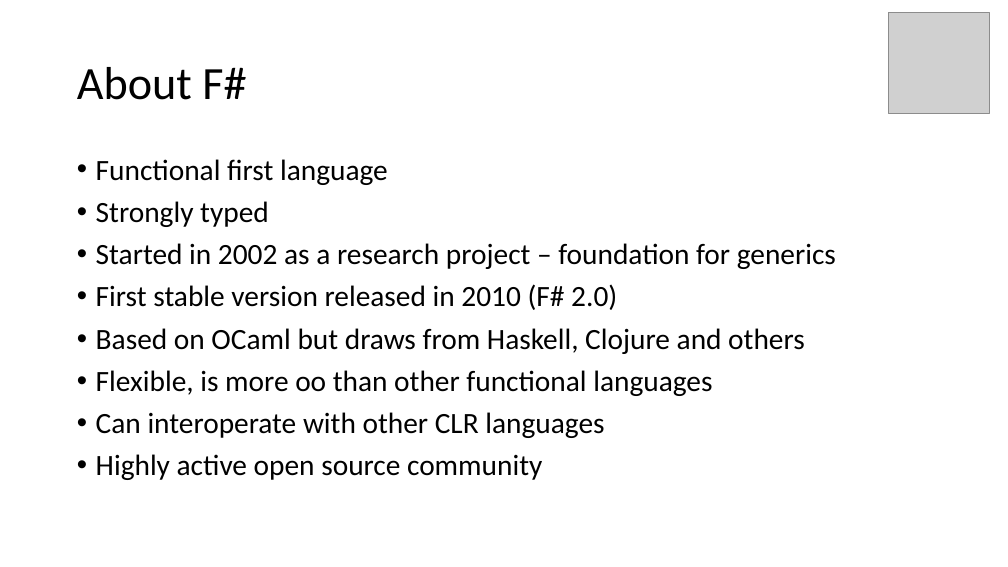
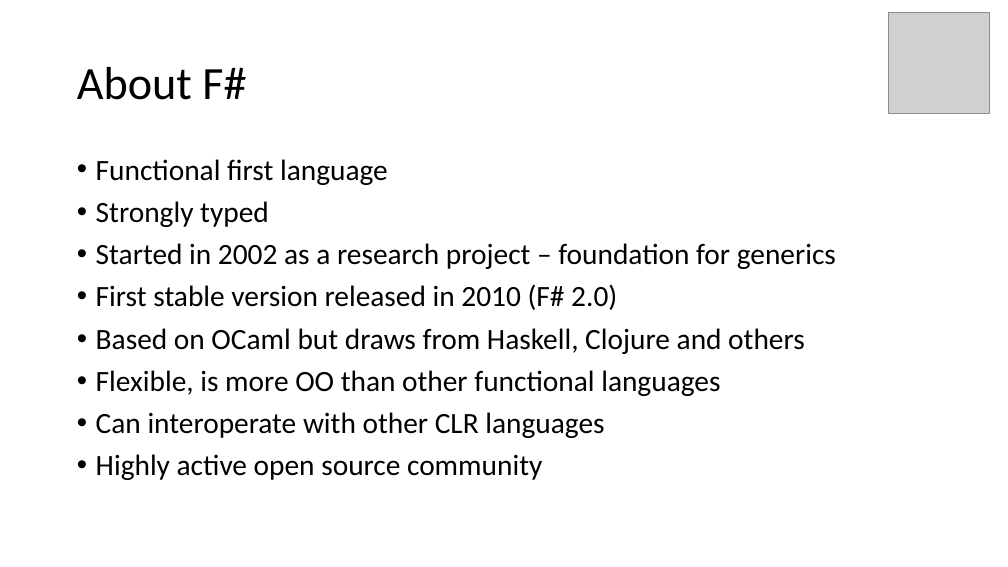
Before and after one commit to bstack/research, a slide deck: slide 3 of corkaltnet_func_concepts/func_prog_concepts_fsharp.pptx. Drawn at 1008x567 pixels with LibreOffice and Linux fonts; fonts in the diff are those of the drawing; grey boxes stand for pictures. Boxes give left, top, right and bottom in pixels: in the first picture for what was removed or moved away, otherwise in the second. Text is boxed around its words. In the diff, an @@ line names an element or a change of style, - is before the commit and + after.

Commit message:
Updated with latest version of code

```diff
--- a/corkaltnet_func_concepts/func_prog_concepts_fsharp.pptx
+++ b/corkaltnet_func_concepts/func_prog_concepts_fsharp.pptx
@@ text at bbox=[96, 370, 720, 396]: text changed @@
-• Flexible, is more oo than other functional languages
+• Flexible, is more OO than other functional languages
```
Also in this commit, not shown: 1 other slide changed, 1 slide added.
